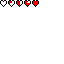
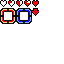
Layers edited between the first and the second 64 × 64 image:
added layer "Layer 4" above "mapcursordungeon" over [32,8,39,16]
added layer "mapcursordungeon" above "mapcursor" over [16,8,32,24]
added layer "mapcursor" above "Group 2" over [0,8,16,24]
